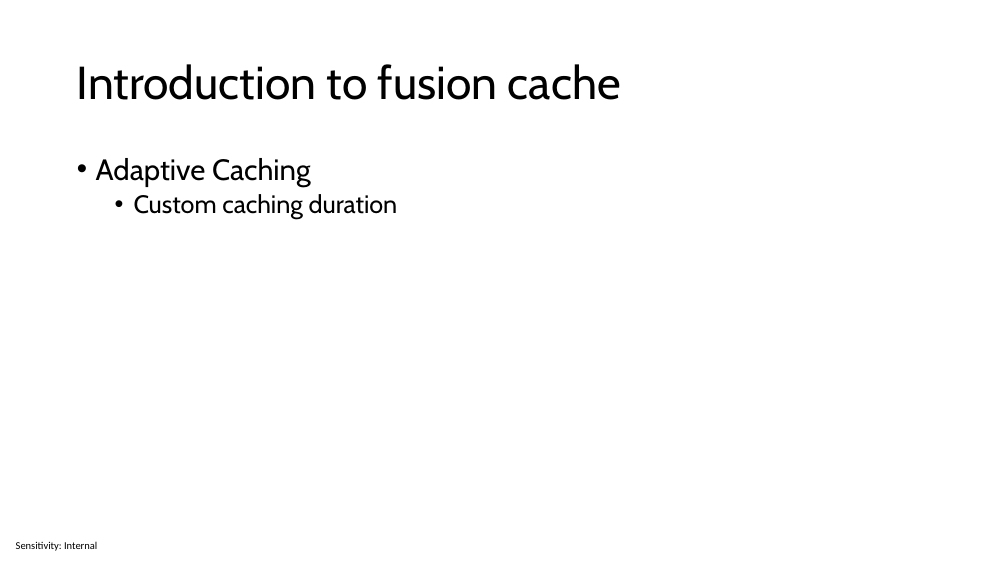
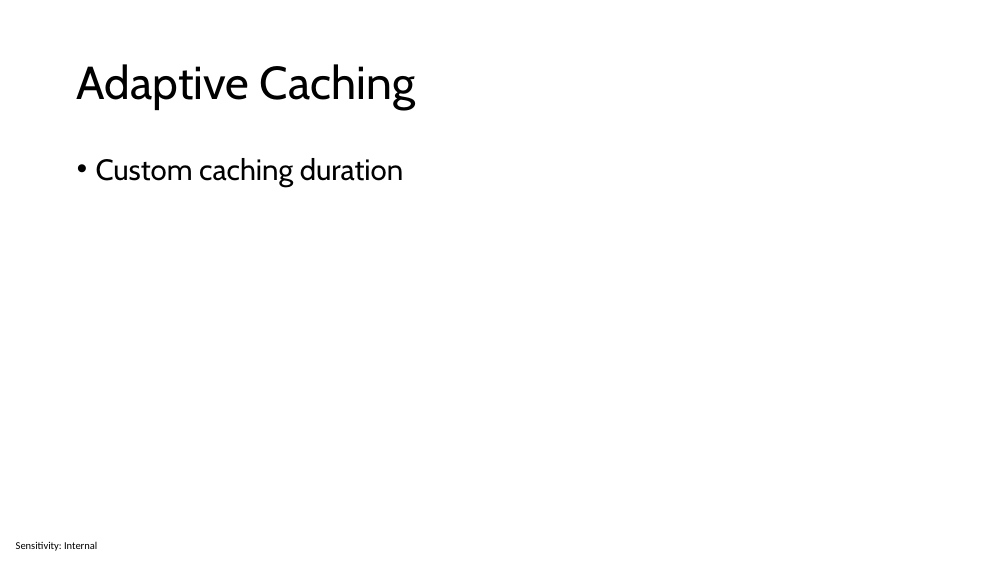
Before and after one commit to sabbadino/cache-like-a-pro-fusion-cache, a slide deck: slide 19 of cache-like-a-pro.pptx (slide 18 before the commit). Drawn at 1008x567 pixels with LibreOffice and Linux fonts; fonts in the diff are those of the drawing. Boxes give left, top, right and bottom in pixels: in the first picture for what was removed or moved away, otherwise in the second. Text is boxed around its words. In the diff, an @@ line names an element or a change of style, - is before the commit and + after.

```diff
--- a/cache-like-a-pro.pptx
+++ b/cache-like-a-pro.pptx
@@ title at box(77, 64, 415, 110): text changed @@
-Introduction to fusion cache
+Adaptive Caching
@@ text "Custom caching duration" at box(96, 158, 403, 187): size 24 to 28 pt; list level 2 to 1 in "Custom caching duration" @@
@@ text at box(96, 158, 311, 187): paragraph removed @@
-• Adaptive Caching
```
Also in this commit, not shown: 12 other slides changed, 4 slides added, 1 slide removed.
